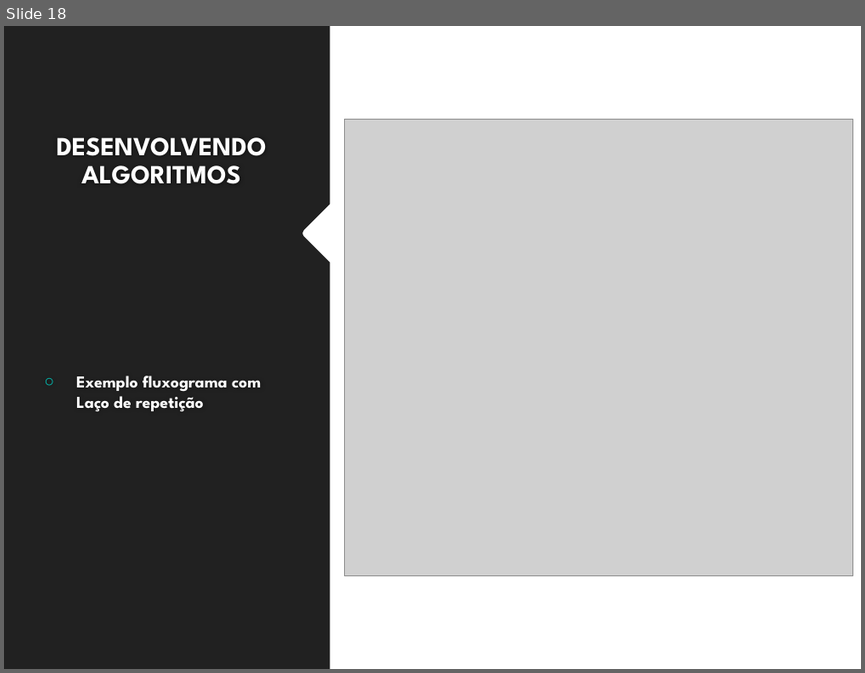
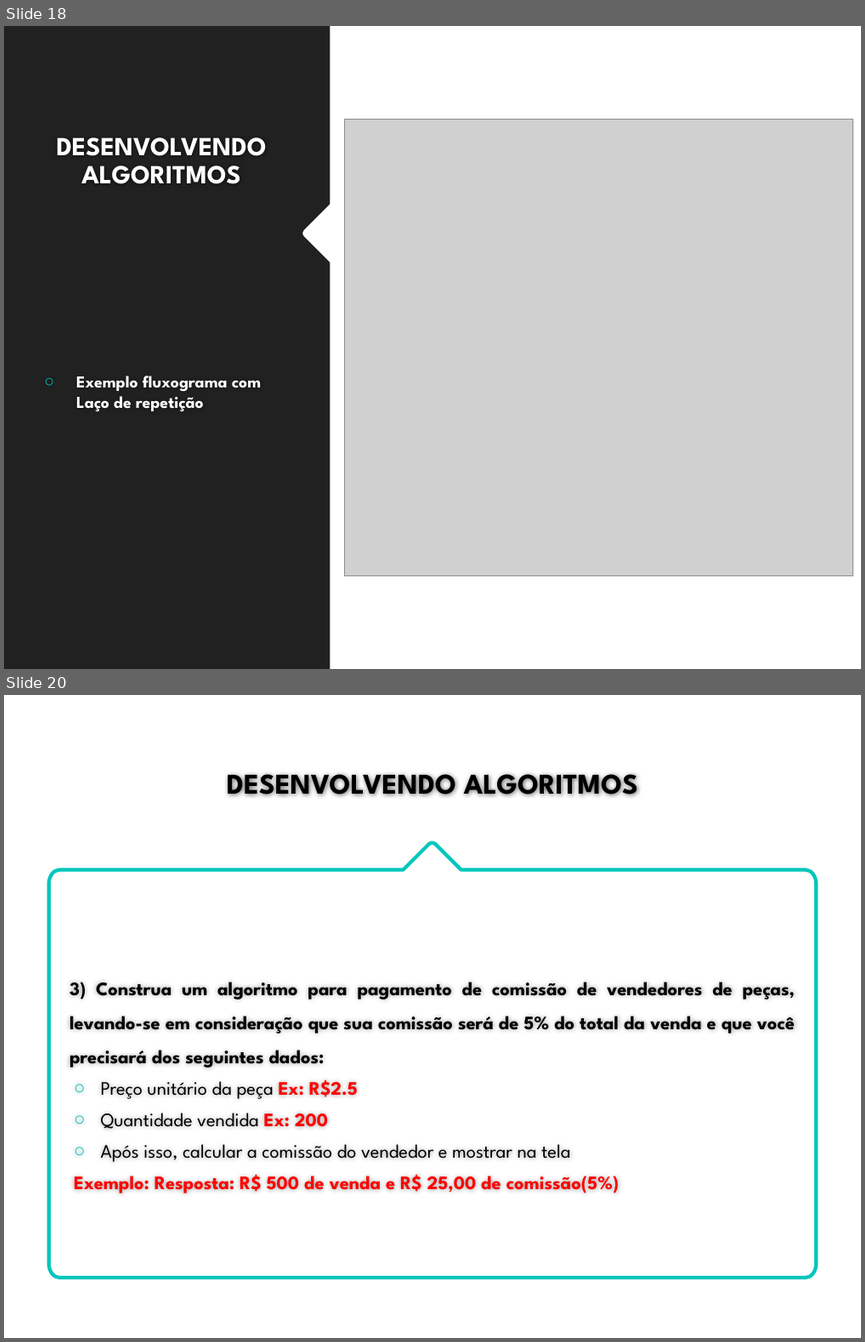
Before and after one commit to ProfAndersonVanin/aulas_PA_2024, a slide deck: LP-Aula-03 - Fluxogramas.pptx. Shown one above the other, each under a label of ours: slide 18 before the commit, slides 18 and 20 after it; the slides between them are not shown. The pictures are 865x673 and 865x1342 pixels, drawn with LibreOffice and Linux fonts; fonts in the diff are those of the drawing; grey boxes stand for pictures; background and template pictures are left out. Boxes give left, top, right and bottom in pixels: in the first picture for what was removed or moved away, otherwise in the second. Text is boxed around its words. In the diff, an @@ line names an element or a change of style, - is before the commit and + after.

```diff
--- a/LP-Aula-03 - Fluxogramas.pptx
+++ b/LP-Aula-03 - Fluxogramas.pptx
@@ slide 20 added at [4, 695, 861, 1338], background #FFFFFF @@
@@ title added at [227, 774, 638, 794], 24 pt, text #000000, bold @@
+DESENVOLVENDO ALGORITMOS
@@ freeform shape added at [48, 842, 816, 1276], outline #00C6BB 3 pt @@
@@ text added at [69, 981, 794, 1193], 16 pt, text #000000, bold @@
+3) Construa um algoritmo para pagamento de comissão de vendedores de peças, levando-se em consideração que sua comissão será de 5% do total da venda e que você precisará dos seguintes dados:
+○ Preço unitário da peça Ex: R$2.5
+○ Quantidade vendida Ex: 200
+○ Após isso, calcular a comissão do vendedor e mostrar na tela
+Exemplo: Resposta: R$ 500 de venda e R$ 25,00 de comissão(5%)
```
Also in this commit, not shown: 5 slides changed, 2 other slides added.
